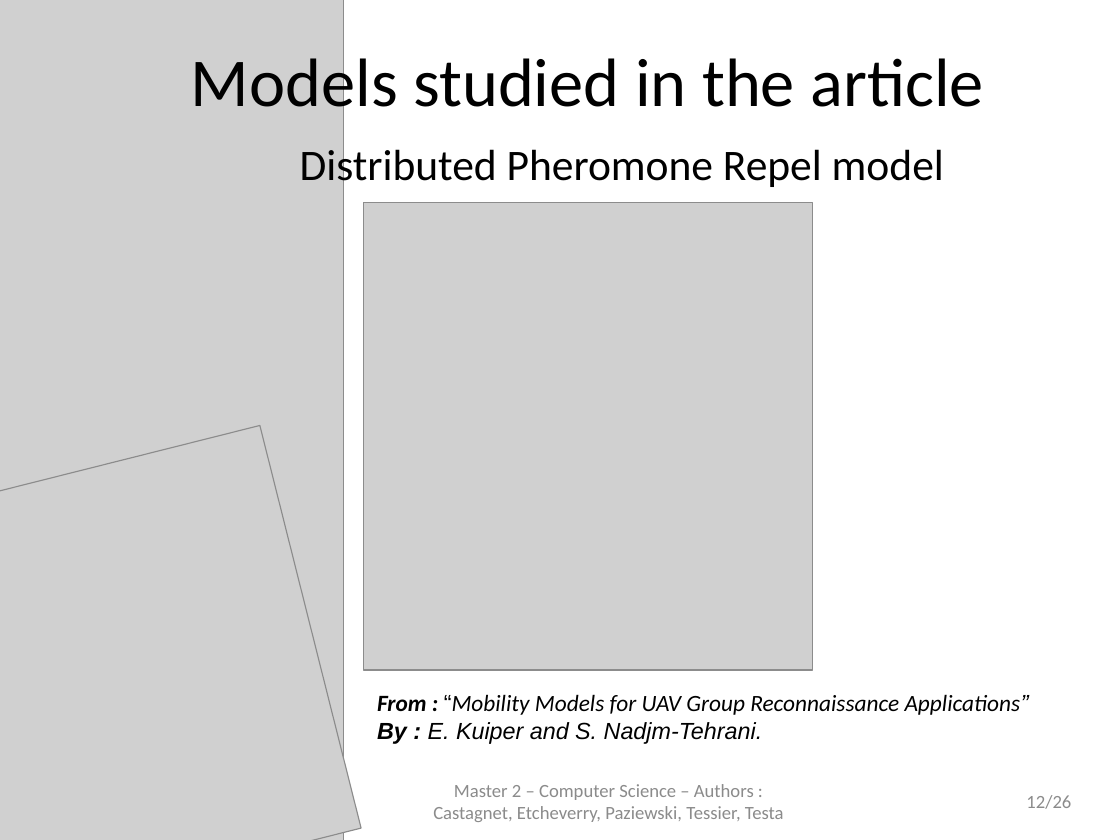
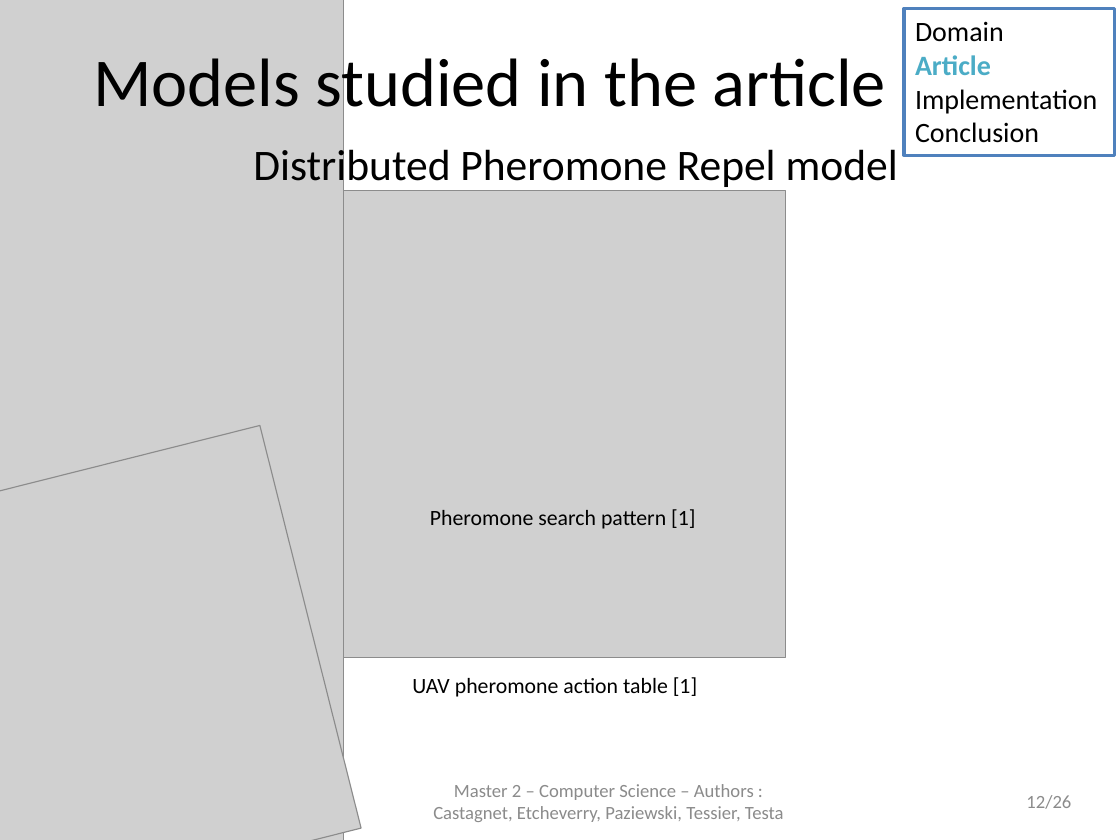
Before and after one commit to jetcheve/M2_PER_MMUAVGRA, a slide deck: slide 12 of ressources/presentation/PresentationPER_Desbarats_V3.pptx. Drawn at 1120x840 pixels with LibreOffice and Linux fonts; fonts in the diff are those of the drawing; grey boxes stand for pictures; background and template pictures are left out. Boxes give left, top, right and bottom in pixels: in the first picture for what was removed or moved away, otherwise in the second. Text is boxed around its words. In the diff, an @@ line names an element or a change of style, - is before the commit and + after.

```diff
--- a/ressources/presentation/PresentationPER_Desbarats_V3.pptx
+++ b/ressources/presentation/PresentationPER_Desbarats_V3.pptx
@@ rectangle added at [904,8,1114,155], outline #4F81BD 2 pt, 18 pt, text #000000 @@
+Domain
+Article
+Implementation
+Conclusion
@@ text "Models studied in the article": place and size @@
-text "Models studied in the article" at [191,50,983,123]
+text "Models studied in the article" at [93,50,886,123]
@@ text "Distributed Pheromone Repel model": place and size @@
-text "Distributed Pheromone Repel model" at [300,144,944,191]
+text "Distributed Pheromone Repel model" at [253,144,898,191]
@@ picture: place and size @@
-picture at [363,203,813,670]
+picture at [335,190,785,657]
@@ text added at [430,509,695,529], 14 pt, text #000000 @@
+Pheromone search pattern [1]
@@ text added at [412,677,697,697], 14 pt, text #000000 @@
+UAV pheromone action table [1]
@@ text removed at [377,694,1029,744] @@
-From : “Mobility Models for UAV Group Reconnaissance Applications”
-By : E. Kuiper and S. Nadjm-Tehrani.
```
Also in this commit, not shown: 24 other slides changed, 1 other file.
